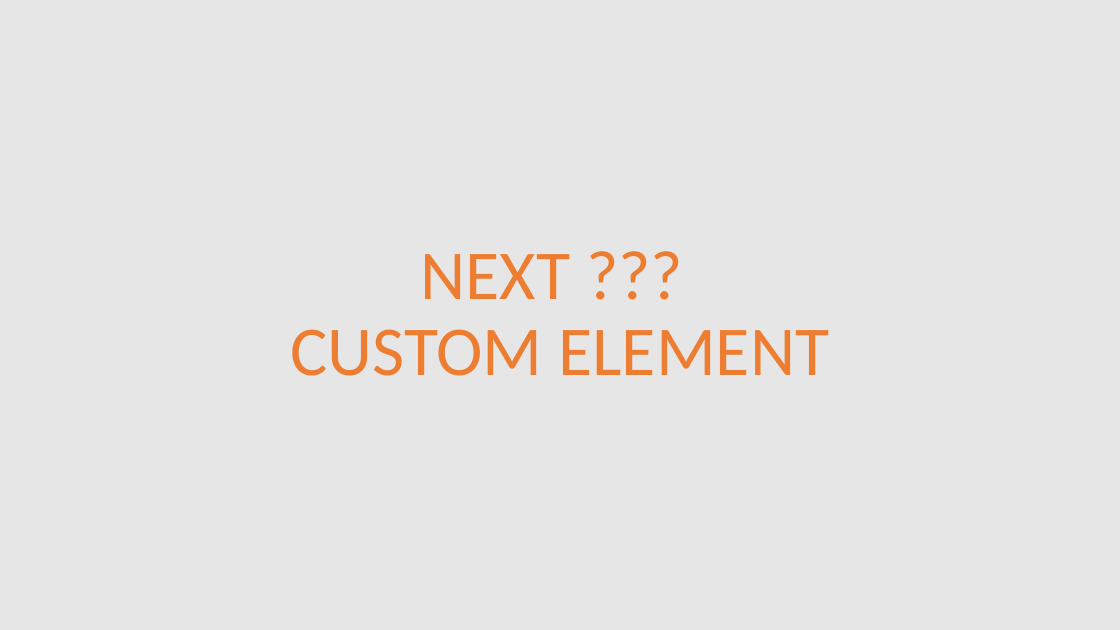
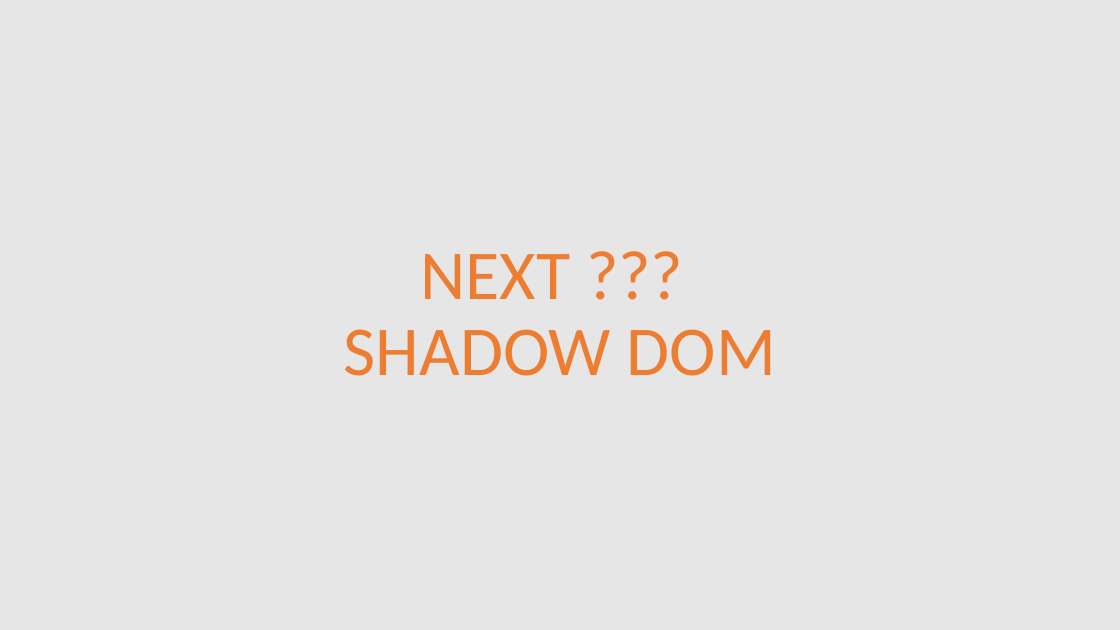
Before and after one commit to MalangFrontend/ongis-frontend-1, a slide deck: slide 9 of doc/presentasi-materi-01.pptx (slide 55 before the commit). Drawn at 1120x630 pixels with LibreOffice and Linux fonts; fonts in the diff are those of the drawing. Boxes give left, top, right and bottom in pixels: in the first picture for what was removed or moved away, otherwise in the second. Text is boxed around its words. In the diff, an @@ line names an element or a change of style, - is before the commit and + after.

```diff
--- a/doc/presentasi-materi-01.pptx
+++ b/doc/presentasi-materi-01.pptx
@@ title at (344,254,776,376): text changed @@
-NEXT ???
-CUSTOM ELEMENT
+NEXT ???
+SHADOW DOM
```
Also in this commit, not shown: 5 other slides changed, 46 slides removed, 21 other files.
